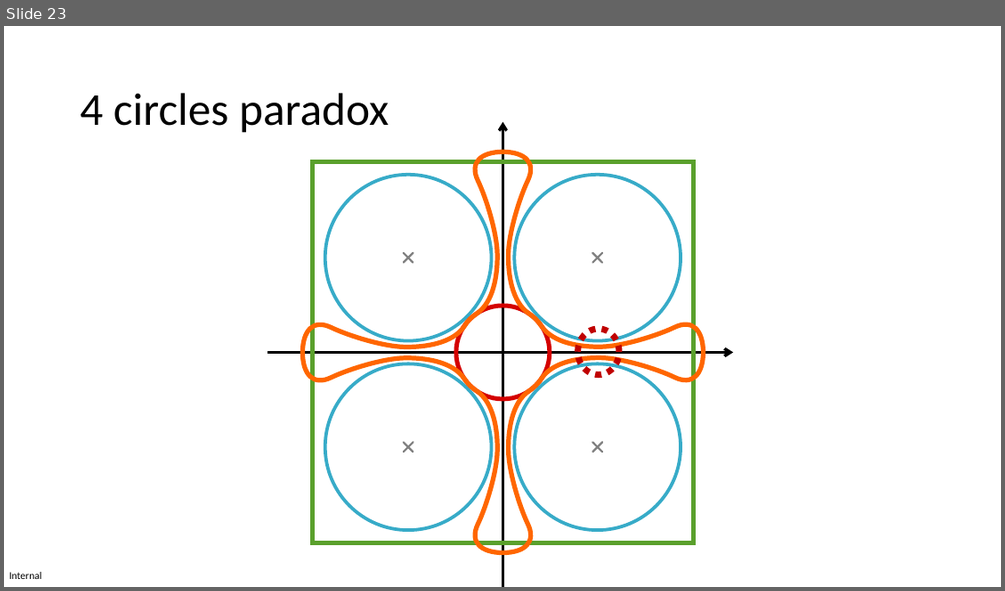
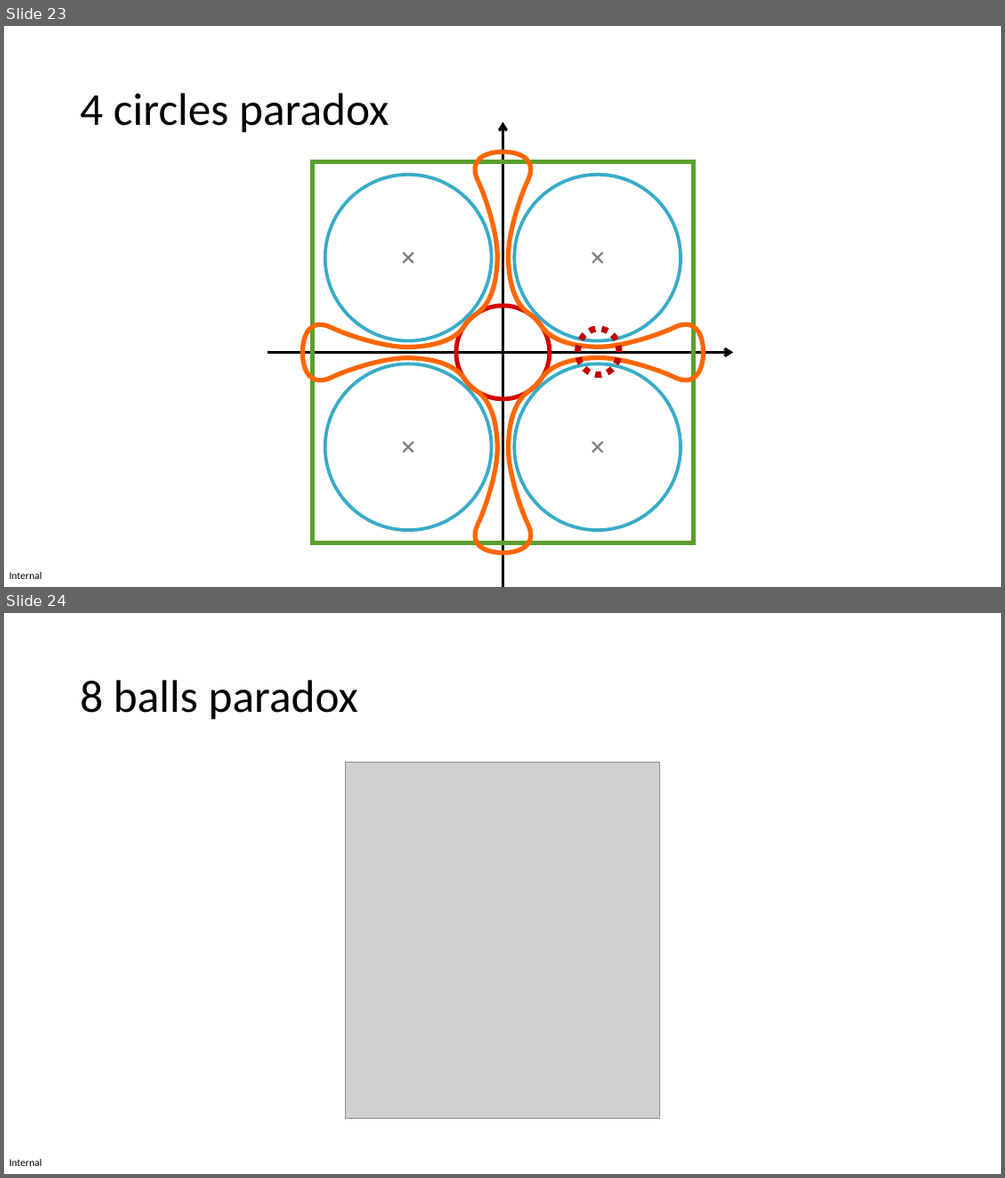
Before and after one commit to MICS-Lab/XmasPresentation2023PRFD, a slide deck: slides_x_mas_2023.pptx. Shown one above the other, each under a label of ours: slide 23 before the commit, slides 23 and 24 after it. The pictures are 1005x591 and 1005x1178 pixels, drawn with LibreOffice and Linux fonts; fonts in the diff are those of the drawing; grey boxes stand for pictures. Boxes give left, top, right and bottom in pixels: in the first picture for what was removed or moved away, otherwise in the second. Text is boxed around its words. In the diff, an @@ line names an element or a change of style, - is before the commit and + after.

Commit message:
8 balls paradox (rminder)

```diff
--- a/slides_x_mas_2023.pptx
+++ b/slides_x_mas_2023.pptx
@@ slide 24 added at bbox=[4, 613, 1001, 1174], background #FFFFFF; not listed: 1 template element that a slide beside it also shows @@
@@ title added at bbox=[80, 680, 358, 720], 44 pt, text #000000 @@
+8 balls paradox
@@ picture added at bbox=[346, 763, 660, 1119] @@
```
